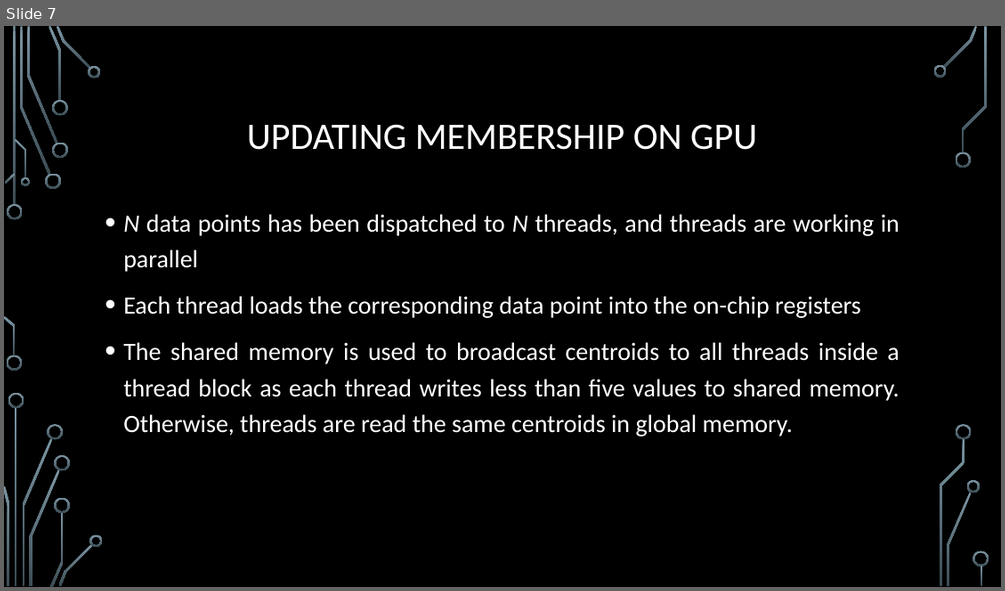
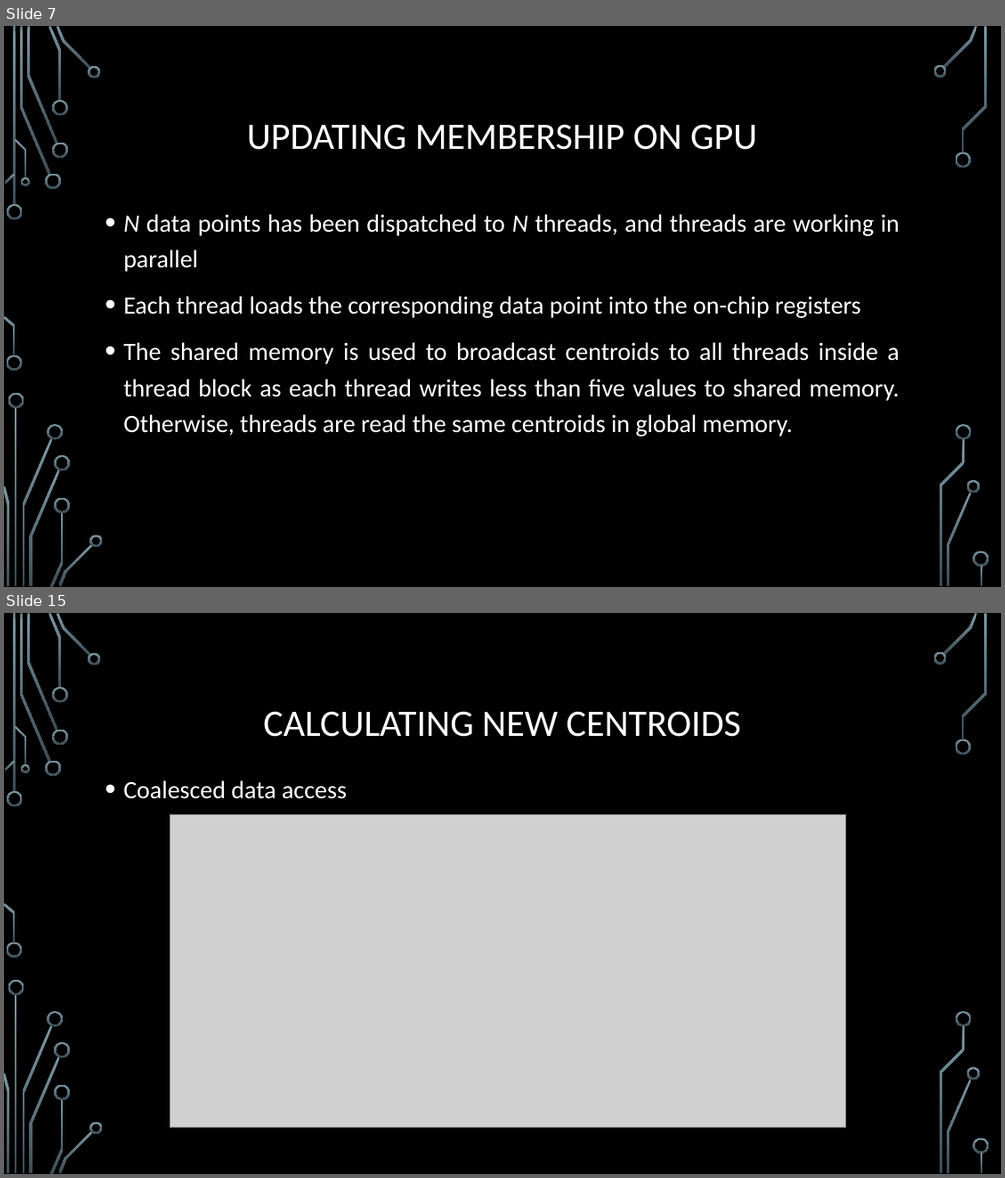
Before and after one commit to trungvdhp/master-ntou, a slide deck: ImageProcessing/Speeding up GFKM.pptx. Shown one above the other, each under a label of ours: slide 7 before the commit, slides 7 and 15 after it; the slides between them are not shown. The pictures are 1005x591 and 1005x1178 pixels, drawn with LibreOffice and Linux fonts; fonts in the diff are those of the drawing; grey boxes stand for pictures; background and template pictures are left out. Boxes give left, top, right and bottom in pixels: in the first picture for what was removed or moved away, otherwise in the second. Text is boxed around its words. In the diff, an @@ line names an element or a change of style, - is before the commit and + after.

```diff
--- a/ImageProcessing/Speeding up GFKM.pptx
+++ b/ImageProcessing/Speeding up GFKM.pptx
@@ slide 15 added at (4,613,1001,1174), background picture (left out); not listed: 36 template elements that a slide beside it also shows @@
@@ title added at (263,711,741,737), 36 pt, text #FFFFFF @@
+CALCULATING NEW CENTROIDS
@@ text added at (123,780,347,799), 24 pt, text #FFFFFF @@
+• Coalesced data access
@@ picture added at (170,815,846,1127) @@
```
Also in this commit, not shown: 4 slides changed, 5 other slides added, 1 other file.
